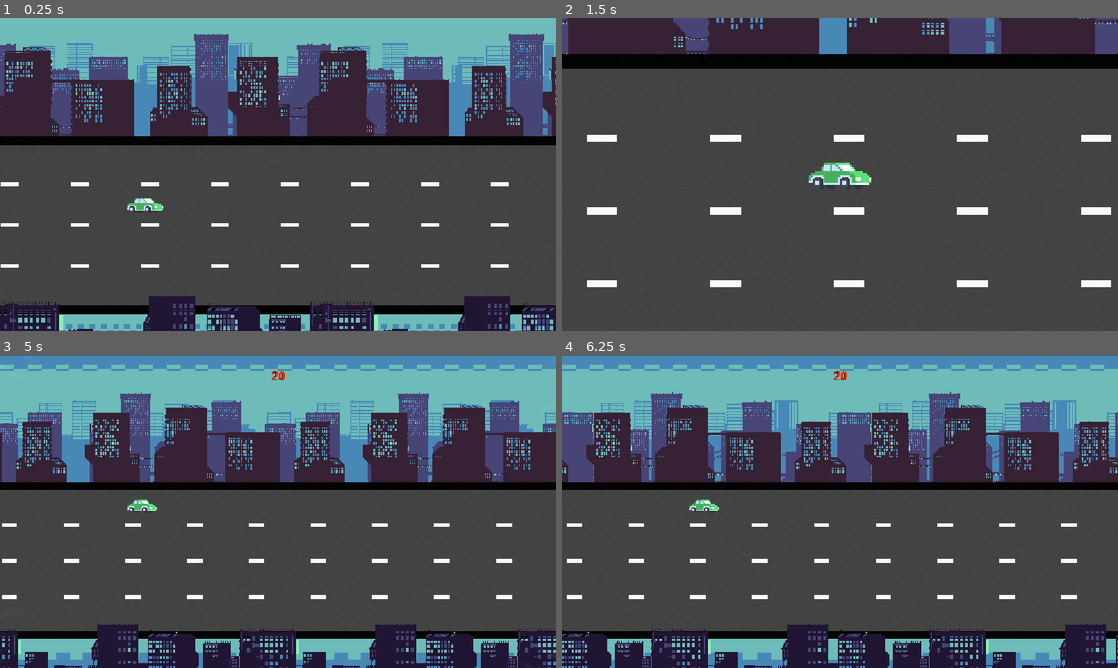
Above: before the commit, frames 1-4 (two rows, left to right).
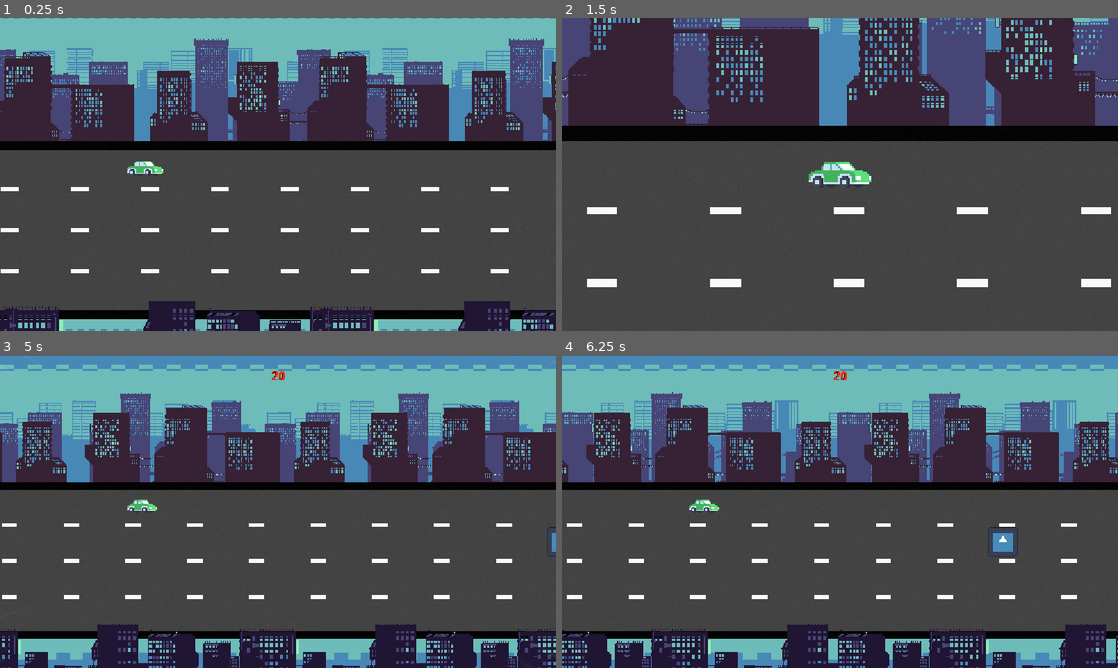
Above: after the commit, the same moments.

Repository: salmoncave/GWJ-99-On-Release
Game: Godot game, scene res://main.tscn
Two runs of this game, one before a commit and one after it. Both use one fixed random seed, a clock stepped at 60 frames per second and the inputs below. The engine's default icon, where the game draws it, is replaced by a stand-in: a white triangle on a blue panel in a dark square.
Inputs (mouse positions are in pixels of both pictures, inside the frame that each line leads up to):
- Up to frame 1 (0.25 s): no input
- Up to frame 2 (1.5 s): move the mouse to (962, 158) at 0.52 s; hold W (steer_up) 0.53-1.25 s; click (962, 158) at 0.67 s; tap Enter at 1.25 s; drag from (728, 190) to (840, 174) at 1.27 s
- Up to frame 3 (5 s): tap Space (pull_back) at 2 s; move the mouse to (333, 442) at 2.02 s; hold W (steer_up) 2.03-2.75 s; drag from (250, 574) to (111, 464) at 2.77 s; move the mouse to (444, 558) at 3.52 s; hold Space (pull_back) 3.53-4.25 s; drag from (111, 464) to (194, 433) at 4.27 s
- Up to frame 4 (6.25 s): move the mouse to (867, 511) at 5.02 s; hold Space (pull_back) 5.03-5.75 s; click (867, 511) at 5.17 s; drag from (756, 433) to (728, 527) at 5.77 s

The runs differ from the first frame. In frame 1, 15% of the frame differs, in the area x 0-100%, y 0-100%; in frame 2, 32%, in the area x 0-100%, y 0-84%; in frame 3, less than 0.1%; in frame 4, 0.3%.

Commit message:
Added road objects

Diff:
--- a/wildjam-99/autoload/global.gd
+++ b/wildjam-99/autoload/global.gd
@@ -1,4 +1,10 @@
 extends Node
+
+enum CarSizes {
+	SMALL,
+	MEDIUM,
+	LARGE
+}
 
 const CAR_MAX_SPEED := 2500.0
 
--- a/wildjam-99/game_scene/game_scene.gd
+++ b/wildjam-99/game_scene/game_scene.gd
@@ -7,6 +7,7 @@
 @onready var speed_line_color_rect: ColorRect = %SpeedLineColorRect
 @onready var traffic_light: TrafficLight = %TrafficLight
 @onready var hud: GameHUD = %Hud
+@onready var road_object_spawner: RoadObjectSpawner = %RoadObjectSpawner
 
 var current_lane: int = 0
 var _num_lanes: int = 4
@@ -25,9 +26,7 @@
 var _launch_speed_stage_multipler := [0.8, 1.0, 1.2, 0.8]
 
 func _ready() -> void:
-	#_pre_pull_back_speed = 50.0
-	#Global.car_speed = 50.0
-	_place_player_on_lane(1)
+	_place_player_on_lane(0)
 	_start_pull_back_cutscene()
 
 	#pass
@@ -86,6 +85,7 @@
 
 	traffic_light.disable_traffic_light()
 	hud.visible = true
+	road_object_spawner.resume_spawning_objects()
 
 	release_tween = create_tween()
 	release_tween.tween_method(_set_speed_line_mask_size, ending_mask_size, starting_mask_size, 7.5)
@@ -137,6 +137,7 @@
 	player.global_position.y = lane_markers_center[lane_num].global_position.y
 
 func _start_pull_back_cutscene() -> void:
+	road_object_spawner.pause_spawning_objects()
 	hud.visible = false
 	_in_pullback_cutscene = true
 	_pre_pull_back_speed = Global.car_speed
--- a/wildjam-99/game_scene/game_scene.tscn
+++ b/wildjam-99/game_scene/game_scene.tscn
@@ -12,6 +12,7 @@
 [ext_resource type="PackedScene" uid="uid://vfy6sargg52i" path="res://game_scene/car/player_car.tscn" id="9_ux5qa"]
 [ext_resource type="Script" uid="uid://c4pruj6sers0r" path="res://game_scene/game_scene_camera_2d.gd" id="11_fx1fl"]
 [ext_resource type="Shader" uid="uid://nc76lmujixnv" path="res://game_scene/shader_speed_lines.gdshader" id="12_adbct"]
+[ext_resource type="PackedScene" uid="uid://dclcyy4vsmx6c" path="res://game_scene/road_objects/road_object_spawner.tscn" id="12_wohtb"]
 [ext_resource type="PackedScene" uid="uid://ccms4btdodlay" path="res://game_scene/traffic_light/traffic_light.tscn" id="13_cvb1i"]
 [ext_resource type="PackedScene" uid="uid://bl2j8c4i3xjsc" path="res://game_scene/hud/hud.tscn" id="14_f63yk"]
 
@@ -165,7 +166,9 @@
 z_index = 5
 position = Vector2(-281, 136)
 
-[node name="ObstacleSpawner" type="Node2D" parent="." unique_id=1670541412]
+[node name="RoadObjectSpawner" parent="." unique_id=867003250 instance=ExtResource("12_wohtb")]
+unique_name_in_owner = true
+position = Vector2(626, 0)
 
 [node name="GameSceneCamera2D" type="Camera2D" parent="." unique_id=2095920654 node_paths=PackedStringArray("player_car")]
 unique_name_in_owner = true
--- /dev/null
+++ b/wildjam-99/game_scene/road_objects/road_object.gd
@@ -0,0 +1,20 @@
+class_name RoadObject extends Node2D
+
+signal player_collided_with_road_object
+
+@onready var object_sprite_2d: Sprite2D = %ObjectSprite2D
+
+func initialize_road_object() -> void:
+	pass
+
+func _on_area_entered(area: Area2D) -> void:
+	if area.owner is PlayerCar:
+		_collide_with_player(area.owner)
+
+func _collide_with_player(_player: PlayerCar) -> void:
+	print(_player)
+	player_collided_with_road_object.emit()
+
+func _physics_process(delta: float) -> void:
+	if not is_equal_approx(Global.car_speed, 0.0):
+		global_position.x -= delta * Global.car_speed
--- /dev/null
+++ b/wildjam-99/game_scene/road_objects/road_object.tscn
@@ -0,0 +1,20 @@
+[gd_scene format=3 uid="uid://bctphovllcxxj"]
+
+[ext_resource type="Script" uid="uid://b44iv2uukrwgi" path="res://game_scene/road_objects/road_object_car.gd" id="1_mlwpq"]
+[ext_resource type="Texture2D" uid="uid://c701eulrpbxke" path="res://icon.svg" id="2_gqhfg"]
+
+[sub_resource type="RectangleShape2D" id="RectangleShape2D_v87w6"]
+size = Vector2(64, 64)
+
+[node name="RoadObjectCar" type="Area2D" unique_id=197609520]
+script = ExtResource("1_mlwpq")
+
+[node name="ObjectSprite2D" type="Sprite2D" parent="." unique_id=994413717]
+unique_name_in_owner = true
+scale = Vector2(0.5, 0.5)
+texture = ExtResource("2_gqhfg")
+
+[node name="CollisionShape2D" type="CollisionShape2D" parent="." unique_id=697956914]
+shape = SubResource("RectangleShape2D_v87w6")
+
+[connection signal="area_entered" from="." to="." method="_on_area_entered"]
--- /dev/null
+++ b/wildjam-99/game_scene/road_objects/road_object_car.gd
@@ -0,0 +1,9 @@
+class_name RoadObjectCar extends RoadObject
+
+@export var sprite_array: Array[Texture2D]
+
+func initialize_road_object() -> void:
+	object_sprite_2d.texture = sprite_array.pick_random()
+
+func _collide_with_player(_player: PlayerCar) -> void:
+	super(_player)
--- /dev/null
+++ b/wildjam-99/game_scene/road_objects/road_object_car/road_object_car.tscn
@@ -0,0 +1,17 @@
+[gd_scene format=3 uid="uid://dcm6x6tgrqncx"]
+
+[ext_resource type="PackedScene" uid="uid://bctphovllcxxj" path="res://game_scene/road_objects/road_object.tscn" id="1_3ipsn"]
+[ext_resource type="Texture2D" uid="uid://qwslor74bdsu" path="res://game_scene/road_objects/road_object_car/sedan.png" id="2_e4msh"]
+
+[sub_resource type="RectangleShape2D" id="RectangleShape2D_uotbq"]
+size = Vector2(64, 22)
+
+[node name="RoadObject" unique_id=197609520 instance=ExtResource("1_3ipsn")]
+
+[node name="Sprite2D" parent="." index="0" unique_id=994413717]
+scale = Vector2(2, 2)
+texture = ExtResource("2_e4msh")
+
+[node name="CollisionShape2D" parent="." index="1" unique_id=697956914]
+position = Vector2(1, 0)
+shape = SubResource("RectangleShape2D_uotbq")
--- /dev/null
+++ b/wildjam-99/game_scene/road_objects/road_object_spawner.gd
@@ -0,0 +1,48 @@
+class_name RoadObjectSpawner extends Node2D
+
+@export var spawn_points: Array[Marker2D]
+@export var road_object: PackedScene
+
+var num_spawn_points: int
+
+var last_spawned_point: Marker2D = null
+var second_to_last_spawned_point: Marker2D = null
+
+var _spawn_interval_seconds: float = 2.5
+
+@onready var spawn_timer: Timer = %SpawnTimer
+
+func pause_spawning_objects() -> void:
+	spawn_timer.paused = true
+
+func resume_spawning_objects() -> void:
+	spawn_timer.paused = false
+
+func _ready() -> void:
+	spawn_timer.wait_time = _spawn_interval_seconds
+	spawn_timer.start()
+
+func spawn_new_road_object() -> void:
+	var spawn_position := get_next_spawning_lane().global_position
+
+	var new_road_object := road_object.instantiate() as RoadObject
+	add_child(new_road_object)
+	new_road_object.global_position = spawn_position
+
+func get_next_spawning_lane() -> Marker2D:
+	var _spawn_points := spawn_points.duplicate()
+
+	if last_spawned_point and _spawn_points.has(last_spawned_point):
+		_spawn_points.erase(last_spawned_point)
+	if second_to_last_spawned_point and _spawn_points.has(second_to_last_spawned_point):
+		_spawn_points.erase(second_to_last_spawned_point)
+
+	var chosen_point: Marker2D = _spawn_points.pick_random()
+
+	second_to_last_spawned_point = last_spawned_point
+	last_spawned_point = chosen_point
+
+	return chosen_point
+
+func _on_spawn_timer_timeout() -> void:
+	spawn_new_road_object()
--- /dev/null
+++ b/wildjam-99/game_scene/road_objects/road_object_spawner.tscn
@@ -0,0 +1,26 @@
+[gd_scene format=3 uid="uid://dclcyy4vsmx6c"]
+
+[ext_resource type="Script" uid="uid://brg7aipgyddcy" path="res://game_scene/road_objects/road_object_spawner.gd" id="1_nqtkq"]
+[ext_resource type="PackedScene" uid="uid://bctphovllcxxj" path="res://game_scene/road_objects/road_object.tscn" id="2_2rifd"]
+
+[node name="RoadObjectSpawner" type="Node2D" unique_id=867003250 node_paths=PackedStringArray("spawn_points")]
+script = ExtResource("1_nqtkq")
+spawn_points = [NodePath("Spawn_Lane00"), NodePath("Spawn_Lane01"), NodePath("Spawn_Lane02"), NodePath("Spawn_Lane03")]
+road_object = ExtResource("2_2rifd")
+
+[node name="Spawn_Lane00" type="Marker2D" parent="." unique_id=2004919281]
+position = Vector2(0, -12)
+
+[node name="Spawn_Lane01" type="Marker2D" parent="." unique_id=477430502]
+position = Vector2(0, 63)
+
+[node name="Spawn_Lane02" type="Marker2D" parent="." unique_id=618762839]
+position = Vector2(0, 138)
+
+[node name="Spawn_Lane03" type="Marker2D" parent="." unique_id=1826833847]
+position = Vector2(0, 212)
+
+[node name="SpawnTimer" type="Timer" parent="." unique_id=469967382]
+unique_name_in_owner = true
+
+[connection signal="timeout" from="SpawnTimer" to="." method="_on_spawn_timer_timeout"]
--- a/wildjam-99/game_scene/traffic_light/traffic_light.gd
+++ b/wildjam-99/game_scene/traffic_light/traffic_light.gd
@@ -2,13 +2,14 @@
 
 var current_stage: int = 0
 var light_time_seconds: float = 0.5
-var height_offset_pixels: float = 64.0
+var height_offset: Vector2 = - Vector2(50.0, 64.0)
 var tween: Tween
 
 @onready var lights: AnimatedSprite2D = %Lights
+@onready var rich_text_label: RichTextLabel = %RichTextLabel
 
 func place_light_above_player(player: PlayerCar) -> void:
-	global_position = player.global_position + Vector2(0.0, - height_offset_pixels)
+	global_position = player.global_position + height_offset
 
 func enable_traffic_light() -> void:
 	current_stage = 0
@@ -26,6 +27,18 @@
 	tween.stop()
 
 func _animate_traffic_light() -> void:
+	var text :=''
+
+	match current_stage:
+		0:
+			text = 'READY'
+		1:
+			text = 'SET'
+		2:
+			text = 'GO!'
+
+	rich_text_label.text = text
+
 	tween = create_tween()
 	var tween_duration := 0.25
 
--- a/wildjam-99/game_scene/traffic_light/traffic_light.tscn
+++ b/wildjam-99/game_scene/traffic_light/traffic_light.tscn
@@ -3,6 +3,7 @@
 [ext_resource type="Texture2D" uid="uid://b26haytti4bkg" path="res://game_scene/traffic_light/traffic_ligh11t.png" id="1_tg26a"]
 [ext_resource type="Script" uid="uid://kd8ail6n3kq3" path="res://game_scene/traffic_light/traffic_light.gd" id="2_eg5y2"]
 [ext_resource type="Texture2D" uid="uid://ca6mvae4iv36d" path="res://game_scene/traffic_light/traffic_lights.png" id="2_tg26a"]
+[ext_resource type="Theme" uid="uid://dnvql51ifguuf" path="res://game_scene/hud/hud_theme.tres" id="4_w7pwd"]
 
 [sub_resource type="AtlasTexture" id="AtlasTexture_eg5y2"]
 atlas = ExtResource("2_tg26a")
@@ -40,3 +41,13 @@
 [node name="Lights" type="AnimatedSprite2D" parent="." unique_id=1093387668]
 unique_name_in_owner = true
 sprite_frames = SubResource("SpriteFrames_i2p60")
+
+[node name="RichTextLabel" type="RichTextLabel" parent="." unique_id=1135766213]
+unique_name_in_owner = true
+offset_left = 20.0
+offset_top = -11.0
+offset_right = 94.0
+offset_bottom = 29.0
+theme = ExtResource("4_w7pwd")
+text = "3"
+autowrap_mode = 0
Not shown, added: wildjam-99/game_scene/road_objects/road_object.gd.uid
Not shown, added: wildjam-99/game_scene/road_objects/road_object_car.gd.uid
Binary file added: wildjam-99/game_scene/road_objects/road_object_car/convertible.png
Not shown, added: wildjam-99/game_scene/road_objects/road_object_car/convertible.png.import
Binary file added: wildjam-99/game_scene/road_objects/road_object_car/hotdog.png
Not shown, added: wildjam-99/game_scene/road_objects/road_object_car/hotdog.png.import
Binary file added: wildjam-99/game_scene/road_objects/road_object_car/sedan.png
Not shown, added: wildjam-99/game_scene/road_objects/road_object_car/sedan.png.import
Binary file added: wildjam-99/game_scene/road_objects/road_object_car/sedan_blue.png
Not shown, added: wildjam-99/game_scene/road_objects/road_object_car/sedan_blue.png.import
Binary file added: wildjam-99/game_scene/road_objects/road_object_car/sedan_vintage.png
Not shown, added: wildjam-99/game_scene/road_objects/road_object_car/sedan_vintage.png.import
(and 17 more such lines)
